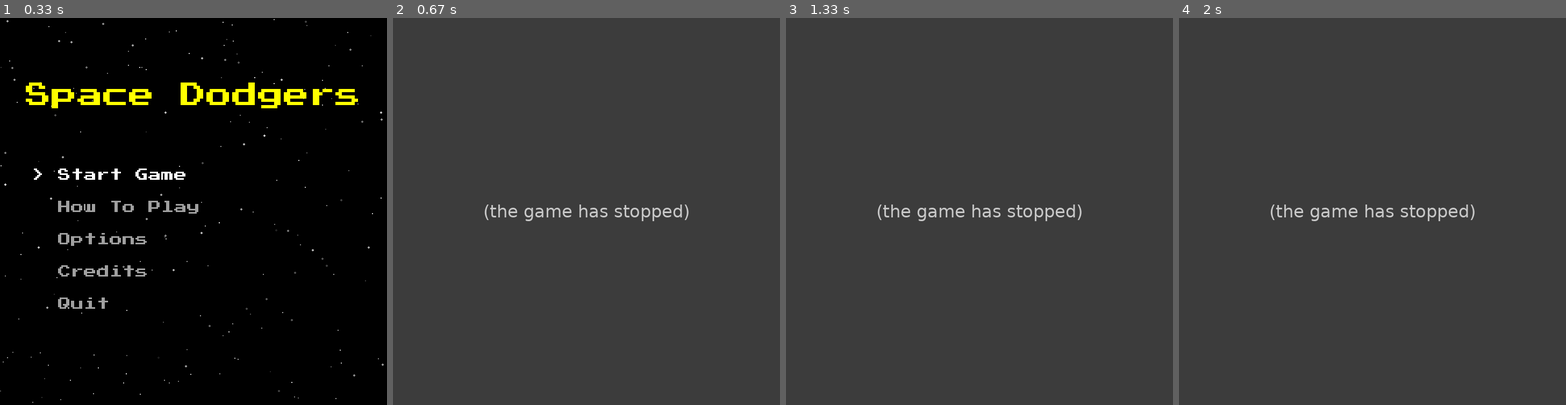
Above: before the commit, frames 1-4 (left to right).
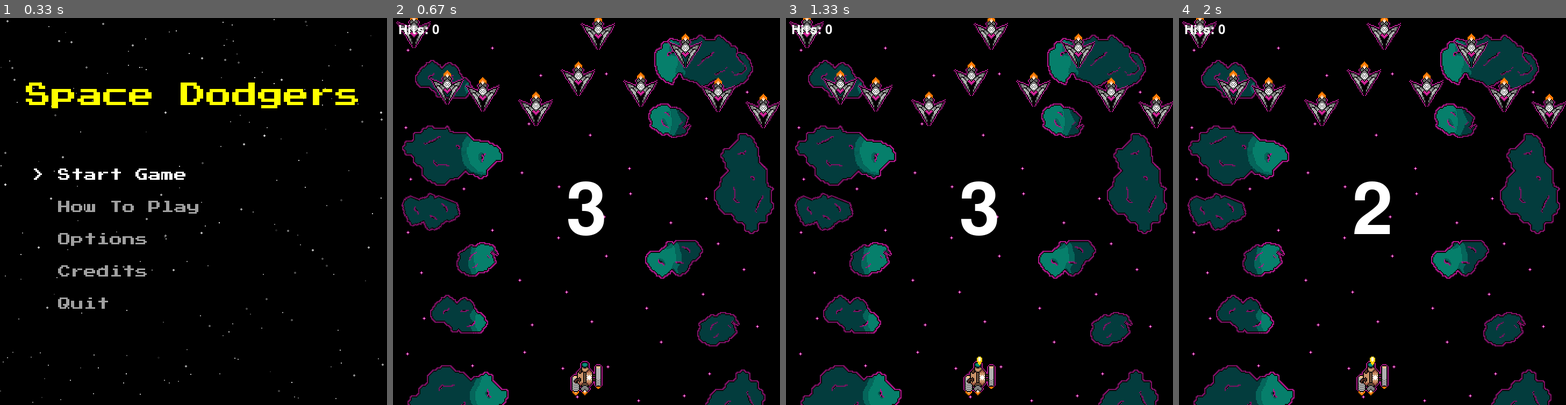
Above: after the commit, the same moments.

Repository: software-engineering-game/pygame-game
Game: pygame game, started from main.py
Same seed, same stepped clock (60 frames per second), same inputs: the game is played once before the commit and once after it.
Inputs:
- Up to frame 1 (0.33 s): no input
- Up to frame 2 (0.67 s): tap Enter at 0.33 s
- Up to frame 3 (1.33 s): tap Space at 0.67 s
- Up to frame 4 (2 s): no input

Frame 1 is identical in both runs. In frame 2, 100% of the frame differs, in the area x 0-100%, y 0-100%; in frame 3, 100%; in frame 4, 100%.
Error before the commit: TypeError: Basic_Enemy.__init__() got an unexpected keyword argument 'speed' (game_state.py ...; the game stopped at 0.33 s (later frames are placeholders)

Commit message:
changed high score

Diff:
--- a/states/game_state.py
+++ b/states/game_state.py
@@ -233,8 +233,8 @@
 
         # Sets the background color, and draws the image
         self.bg_color = (0, 0, 0)
-        #bg_name = "background_asteroids.png"
-        #self.bg_image = pygame.image.load(os.path.join(asset_folder, bg_name))
+        bg_name = "background_asteroids.png"
+        self.bg_image = pygame.image.load(os.path.join(asset_folder, bg_name))
 
         # Creates the sprite groups
         self.ally_ships = pygame.sprite.Group()
@@ -272,7 +272,6 @@
                     frame_width=utils.FRAME_SIZE,
                     frame_height=utils.FRAME_SIZE
                 ),
-                speed=2,
                 start_pos=(x, y)
             )
 
